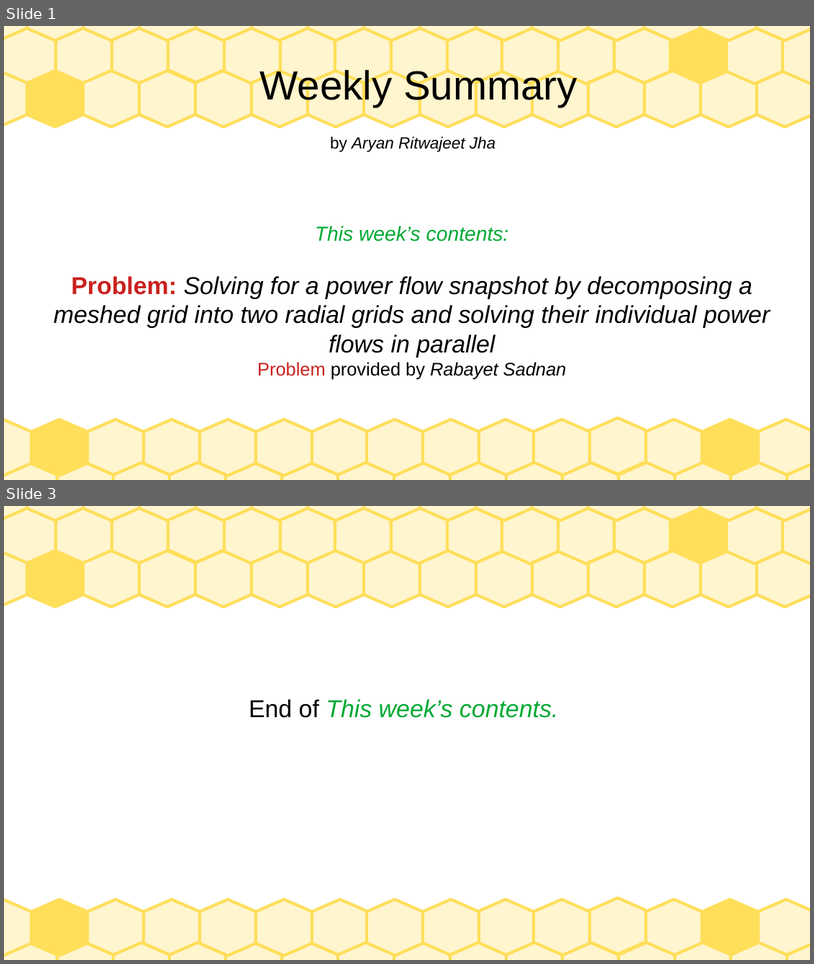
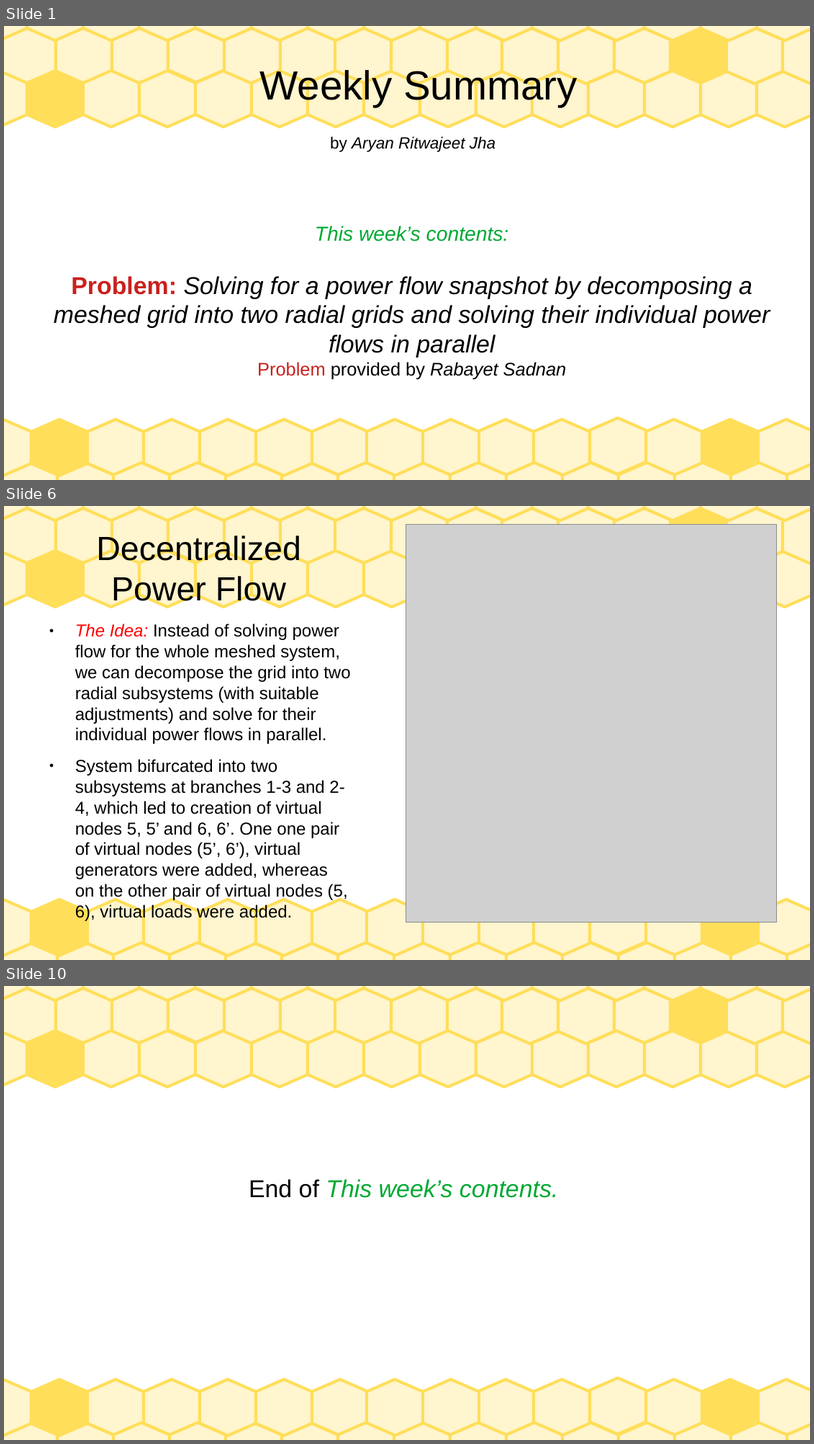
Before and after one commit to Realife-Brahmin/OriginalDocsHub, a slide deck: research_showcase/weeklyPresentation_aryan_ritwajeet_jha.odp. Shown one above the other, each under a label of ours: slides 1 and 3 before the commit, slides 1, 6 and 10 after it; the slides between them are not shown. The pictures are 814x964 and 814x1444 pixels, drawn with LibreOffice and Linux fonts; fonts in the diff are those of the drawing; grey boxes stand for pictures. Boxes give left, top, right and bottom in pixels: in the first picture for what was removed or moved away, otherwise in the second. Text is boxed around its words. In the diff, an @@ line names an element or a change of style, - is before the commit and + after.

```diff
--- a/research_showcase/weeklyPresentation_aryan_ritwajeet_jha.odp
+++ b/research_showcase/weeklyPresentation_aryan_ritwajeet_jha.odp
@@ slide 6 added at <box>4,506,810,960</box>, background #FFFFFF; not listed: 69 template elements that a slide beside it also shows @@
@@ picture added at <box>406,524,777,921</box> @@
@@ title added at <box>96,533,301,607</box>, 33 pt, text #000000 @@
+Decentralized Power Flow
@@ text added at <box>75,623,350,921</box>, 17 pt, text #000000 @@
+● The Idea: Instead of solving power flow for the whole meshed system, we can decompose the grid into two radial subsystems (with suitable adjustments) and solve for their individual power flows in parallel.
+● System bifurcated into two subsystems at branches 1-3 and 2-4, which led to creation of virtual nodes 5, 5’ and 6, 6’. One one pair of virtual nodes (5’, 6’), virtual generators were added, whereas on the other pair of virtual nodes (5, 6), virtual loads were added.
@@ what was slide 3 is now slide 10 @@
```
Also in this commit, not shown: 7 other slides added, 1 slide removed, 2 other files.
